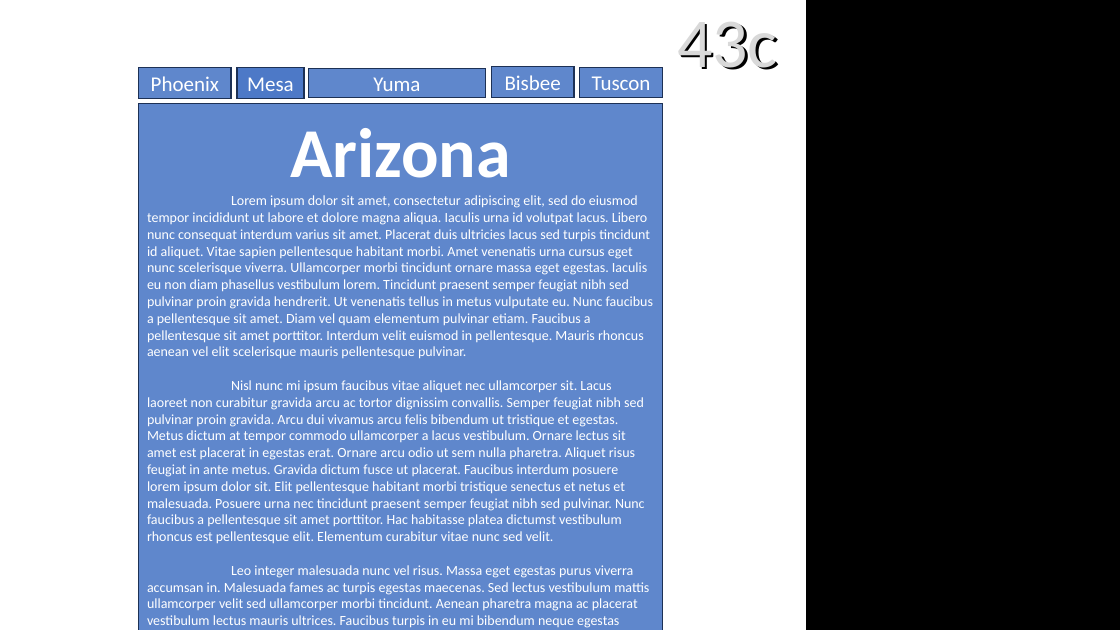
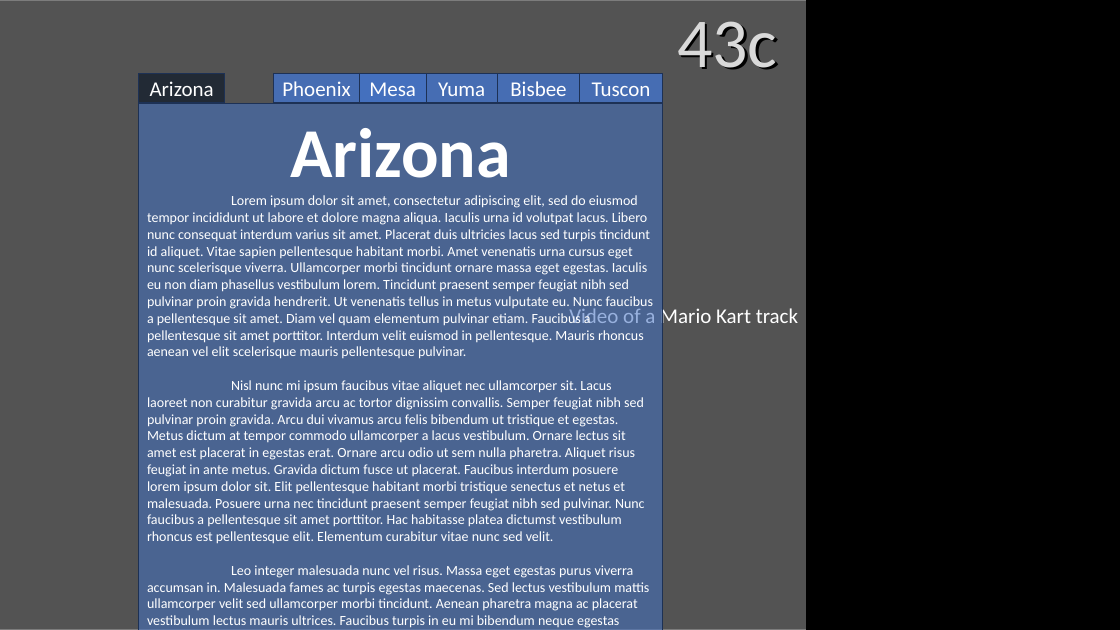
Before and after one commit to IoIxDCIS/CIS233DA, a slide deck: slide 7 of Week3/layout.pptx (slide 2 before the commit). Drawn at 1120x630 pixels with LibreOffice and Linux fonts; fonts in the diff are those of the drawing; background and template pictures are left out. Boxes give left, top, right and bottom in pixels: in the first picture for what was removed or moved away, otherwise in the second. Text is boxed around its words. In the diff, an @@ line names an element or a change of style, - is before the commit and + after.

```diff
--- a/Week3/layout.pptx
+++ b/Week3/layout.pptx
@@ rectangle added at bbox=[0, 0, 807, 630], fill #525252, outline #7C7C7C 1 pt, 18 pt, text #FFFFFF @@
+Video of a Mario Kart track
@@ rectangle added at bbox=[139, 73, 224, 103], fill #222A35, outline #1E3256 1 pt, 18 pt, text #FFFFFF @@
+Arizona
@@ rectangle "Phoenix": place and size @@
-rectangle "Phoenix" at bbox=[139, 68, 231, 99]
+rectangle "Phoenix" at bbox=[274, 73, 360, 103]
@@ rectangle "Mesa": place and size @@
-rectangle "Mesa" at bbox=[237, 68, 304, 99]
+rectangle "Mesa" at bbox=[360, 73, 427, 103]
@@ rectangle "Yuma": place and size @@
-rectangle "Yuma" at bbox=[308, 69, 486, 98]
+rectangle "Yuma" at bbox=[426, 73, 497, 103]
@@ rectangle "Bisbee": place and size @@
-rectangle "Bisbee" at bbox=[492, 66, 574, 97]
+rectangle "Bisbee" at bbox=[497, 73, 580, 103]
@@ rectangle "Tuscon": place and size @@
-rectangle "Tuscon" at bbox=[580, 68, 662, 98]
+rectangle "Tuscon" at bbox=[580, 73, 662, 103]
@@ rectangle "Arizona" at bbox=[139, 103, 662, 630]: fill #4472C4 at 85% opacity to #4472C4 at 55% opacity @@
```
Also in this commit, not shown: 2 other slides changed, 15 slides added, 3 other files.
